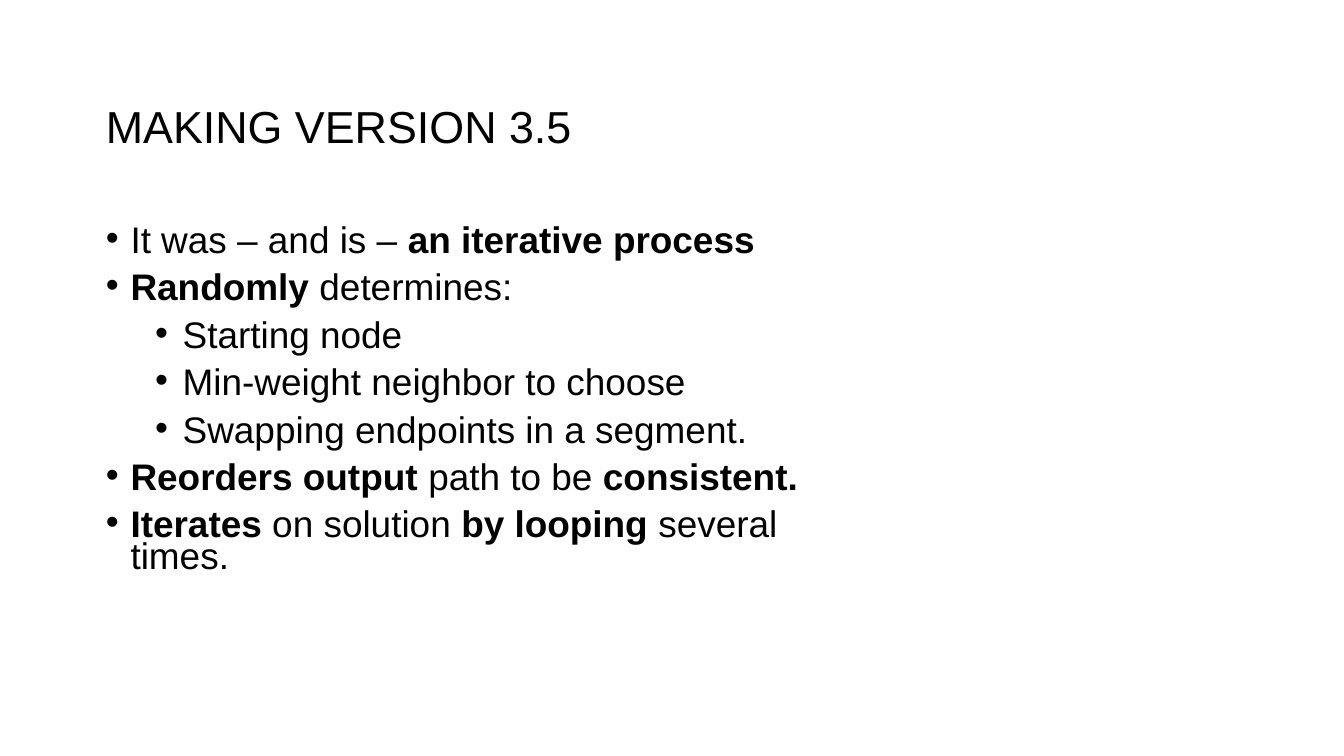
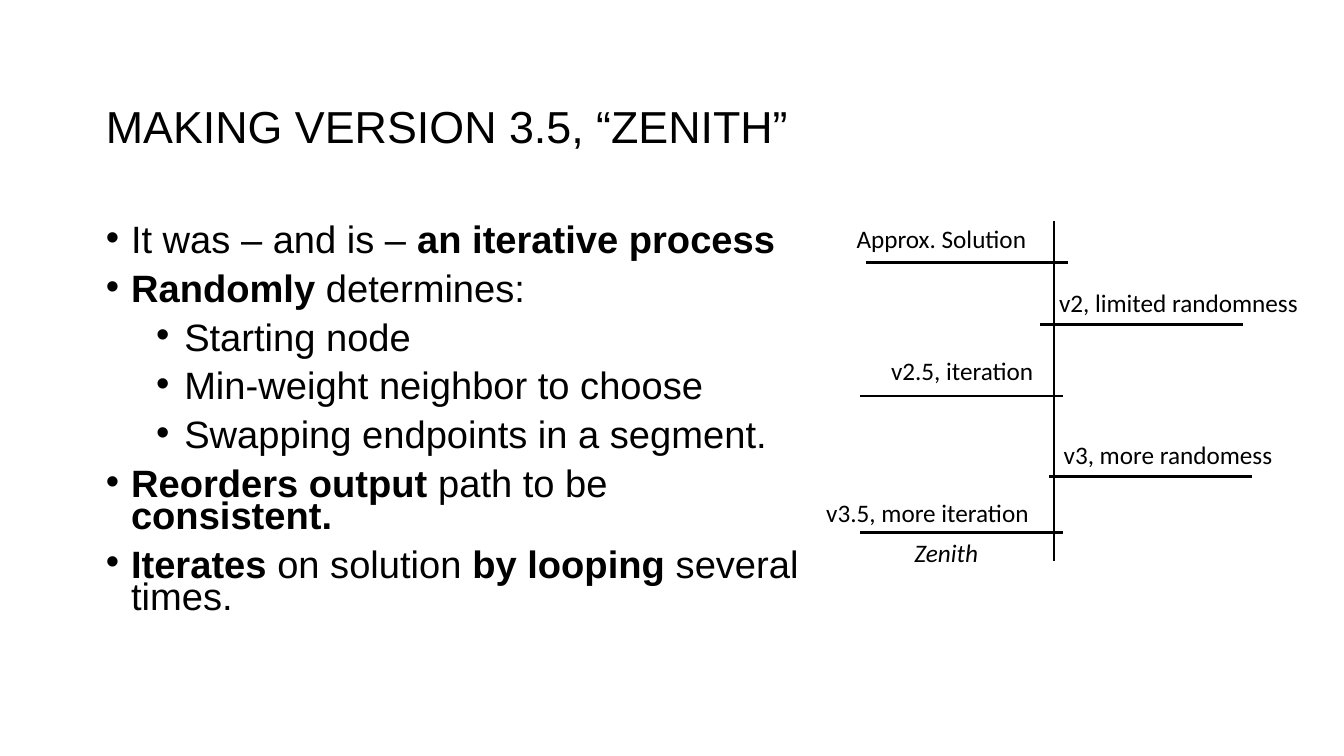
Before and after one commit to PictureOfGray/CS412-Team-NAME, a slide deck: slide 24 of presentations/TeamNAMETSP.pptx. Drawn at 1344x756 pixels with LibreOffice and Linux fonts; fonts in the diff are those of the drawing; background and template pictures are left out. Boxes give left, top, right and bottom in pixels: in the first picture for what was removed or moved away, otherwise in the second. Text is boxed around its words. In the diff, an @@ line names an element or a change of style, - is before the commit and + after.

Commit message:
Added a cool slide for Zenith

```diff
--- a/presentations/TeamNAMETSP.pptx
+++ b/presentations/TeamNAMETSP.pptx
@@ title at [106, 111, 788, 149]: text changed @@
-MAKING VERSION 3.5
+MAKING VERSION 3.5, “ZENITH”
@@ text "It was – and is ..." at [131, 225, 799, 611]: size 26.5 to 27.2 pt; indent changed; line spacing 0.72 to 0.7; more space between paragraphs @@
@@ text added at [857, 230, 1026, 252], 18 pt, text #000000 @@
+Approx. Solution
@@ line added from (1055, 561) to (1055, 221), #000000 2 pt @@
@@ line added from (866, 262) to (1069, 262), #000000 2 pt @@
@@ text added at [1059, 294, 1298, 315], 18 pt, text #000000 @@
+v2, limited randomness
@@ line added from (1041, 325) to (1243, 325), #000000 2 pt @@
@@ text added at [891, 362, 1033, 383], 18 pt, text #000000 @@
+v2.5, iteration
@@ line added from (861, 396) to (1063, 396), #000000 2 pt @@
@@ text added at [1064, 446, 1272, 467], 18 pt, text #000000 @@
+v3, more randomess
@@ line added from (1050, 477) to (1252, 477), #000000 2 pt @@
@@ text added at [826, 504, 1028, 525], 18 pt, text #000000 @@
+v3.5, more iteration
@@ line added from (861, 532) to (1063, 532), #000000 2 pt @@
@@ text added at [914, 544, 978, 562], 18 pt, text #000000, italic @@
+Zenith
```
Also in this commit, not shown: 6 other slides changed.
